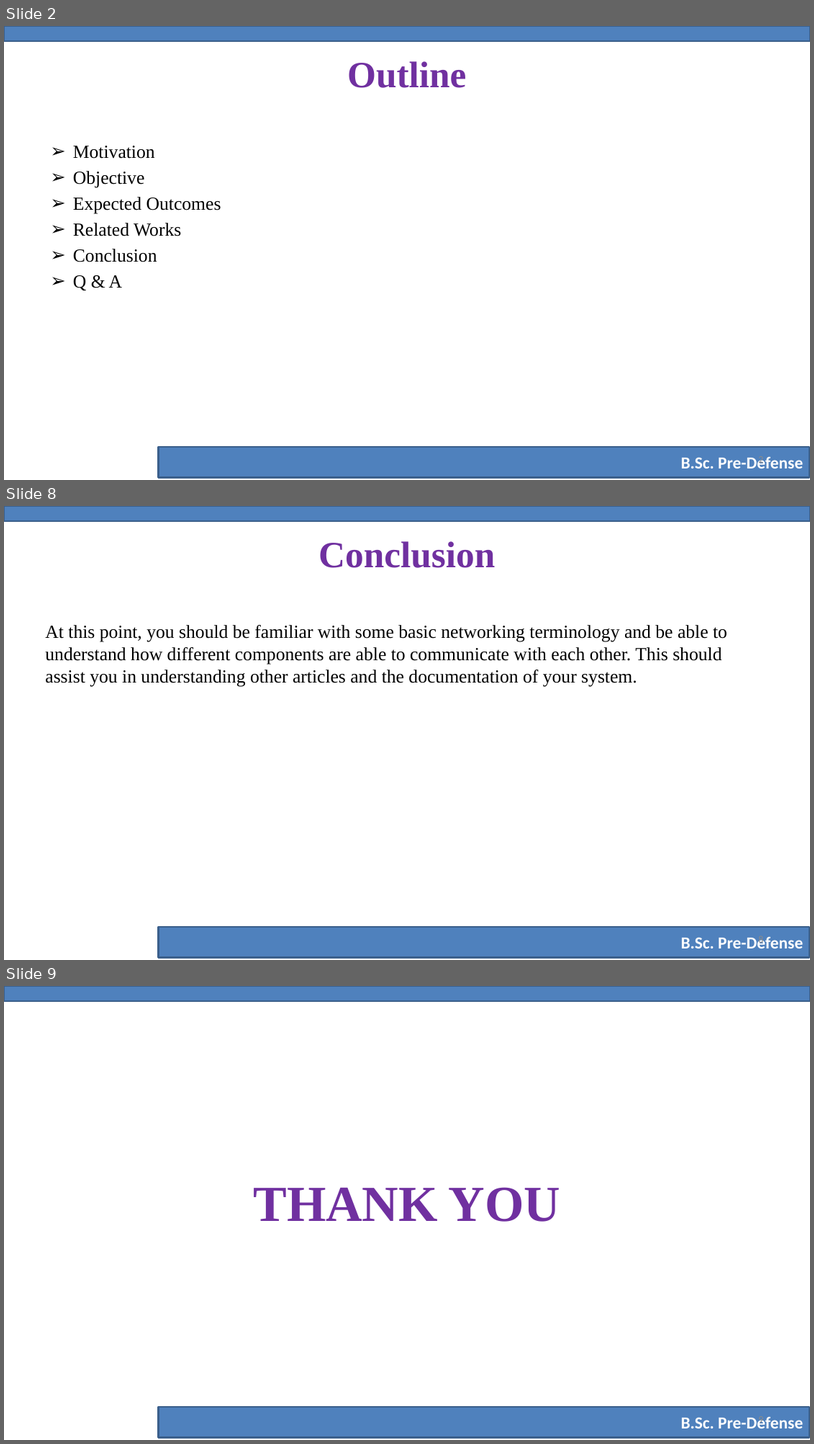
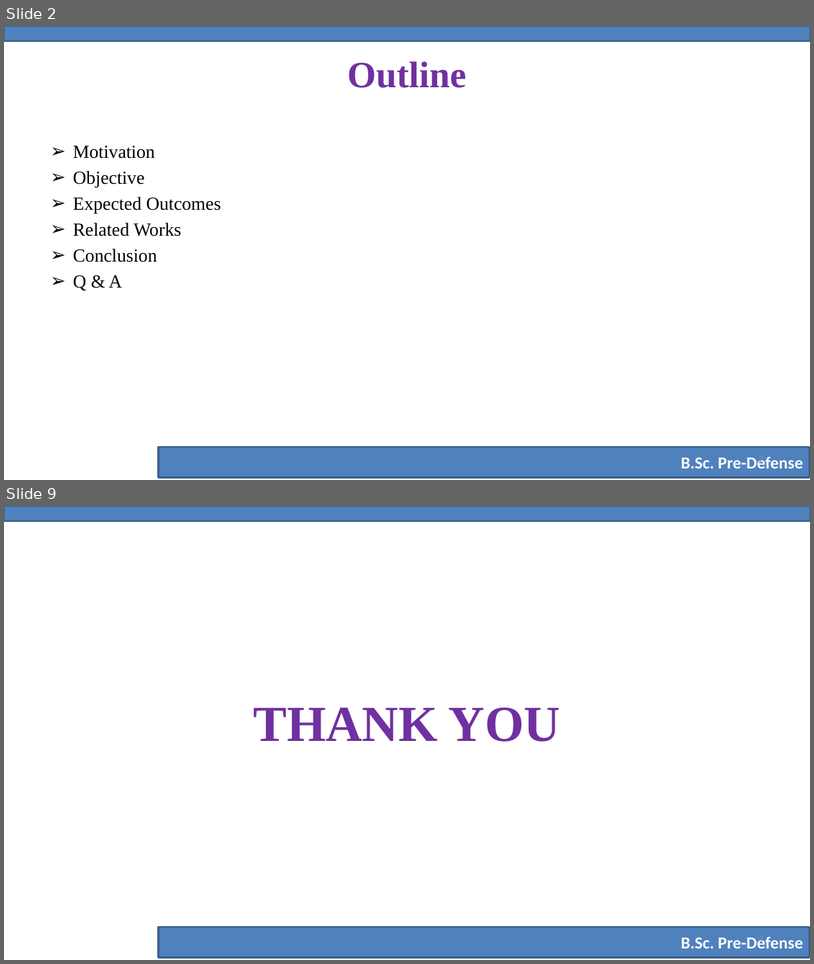
Before and after one commit to yeaminsakib/project, a slide deck: Stress_Prediction/Pre-Defense-Slide-Template.pptx. Shown one above the other, each under a label of ours: slides 2, 8 and 9 before the commit, slides 2 and 9 after it; the slides between them are not shown. The pictures are 814x1444 and 814x964 pixels, drawn with LibreOffice and Linux fonts; fonts in the diff are those of the drawing; background and template pictures are left out. Boxes give left, top, right and bottom in pixels: in the first picture for what was removed or moved away, otherwise in the second. Text is boxed around its words. In the diff, an @@ line names an element or a change of style, - is before the commit and + after.

```diff
--- a/Stress_Prediction/Pre-Defense-Slide-Template.pptx
+++ b/Stress_Prediction/Pre-Defense-Slide-Template.pptx
@@ slide 8 removed at (x1=4, y1=506, x2=810, y2=960), background #FFFFFF; not listed: 2 template elements that a slide beside it also shows @@
@@ title removed at (x1=319, y1=541, x2=495, y2=568) @@
-Conclusion
@@ text removed at (x1=45, y1=625, x2=728, y2=687) @@
-At this point, you should be familiar with some basic networking terminology and be able to understand how different components are able to communicate with each other. This should assist you in understanding other articles and the documentation of your system.
@@ page number removed at (x1=759, y1=936, x2=764, y2=945) @@
-8
```
Also in this commit, not shown: 4 slides changed, 3 slides added, 2 other slides removed, 2 other files.
